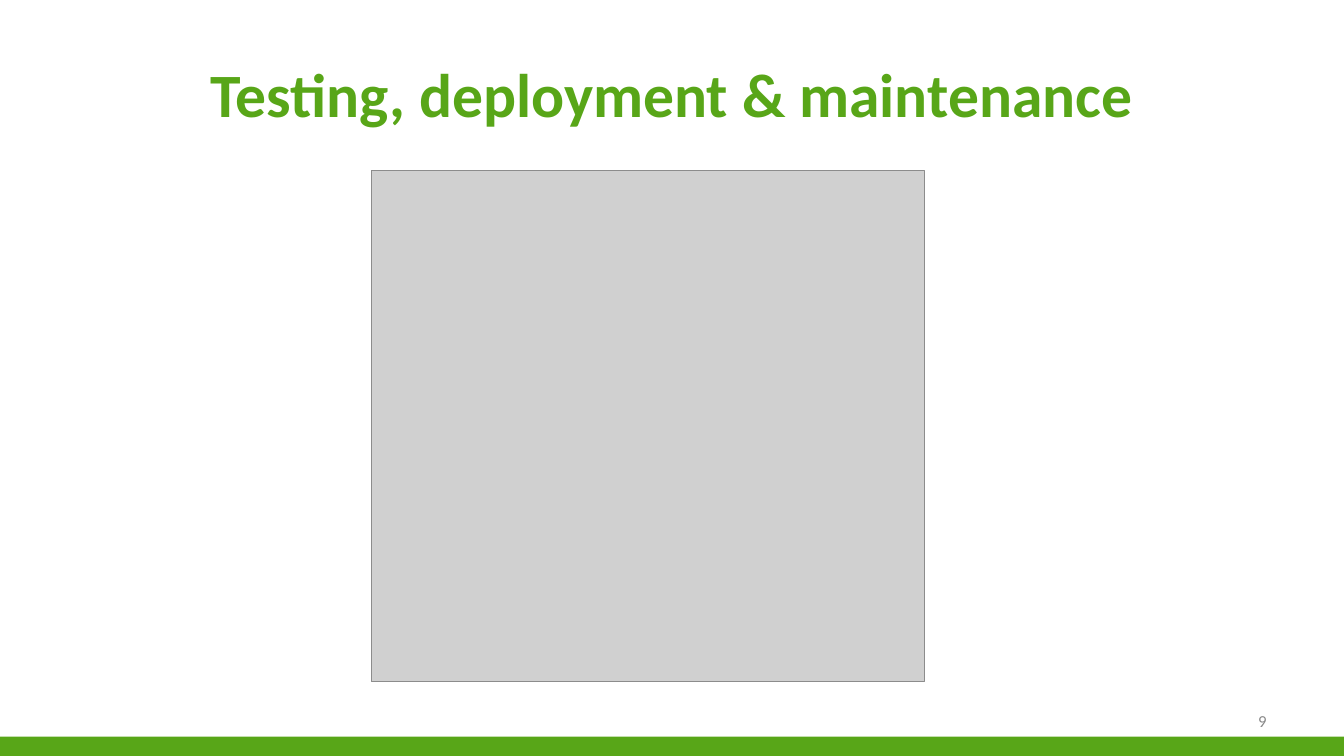
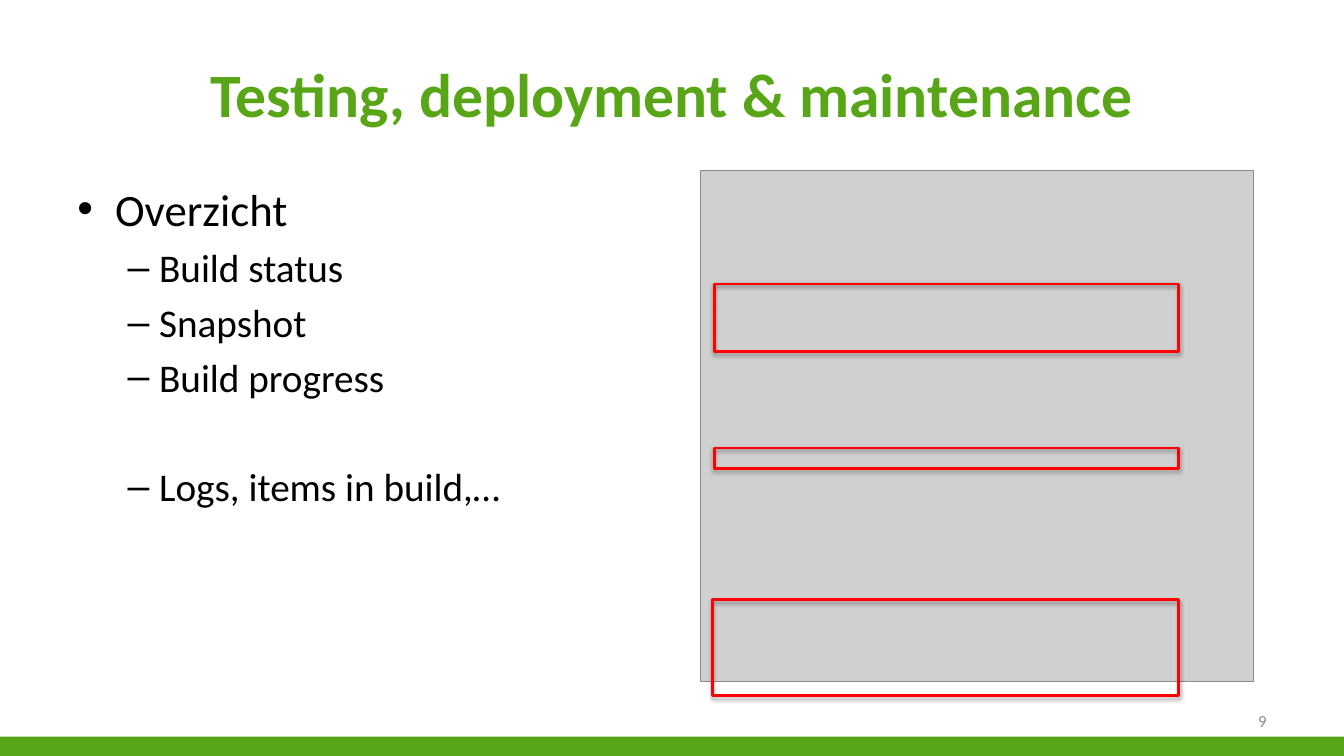
Before and after one commit to niekvandael/iTalent, a slide deck: slide 9 of italent/documents/Presentatie/Presentatie.pptx. Drawn at 1344x756 pixels with LibreOffice and Linux fonts; fonts in the diff are those of the drawing; grey boxes stand for pictures; background and template pictures are left out. Boxes give left, top, right and bottom in pixels: in the first picture for what was removed or moved away, otherwise in the second. Text is boxed around its words. In the diff, an @@ line names an element or a change of style, - is before the commit and + after.

```diff
--- a/italent/documents/Presentatie/Presentatie.pptx
+++ b/italent/documents/Presentatie/Presentatie.pptx
@@ picture: place and size @@
-picture at box(371, 170, 925, 683)
+picture at box(701, 170, 1254, 683)
@@ text added at box(115, 195, 500, 508), 28 pt, text #000000 @@
+• Overzicht
+  – Build status
+  – Snapshot
+  – Build progress
+  – Logs, items in build,…
@@ rectangle added at box(715, 284, 1179, 352), outline #FF0000 2 pt @@
@@ rectangle added at box(715, 448, 1179, 468), outline #FF0000 2 pt @@
@@ rectangle added at box(713, 600, 1180, 696), outline #FF0000 2 pt @@
```
Also in this commit, not shown: 2 other slides changed.
